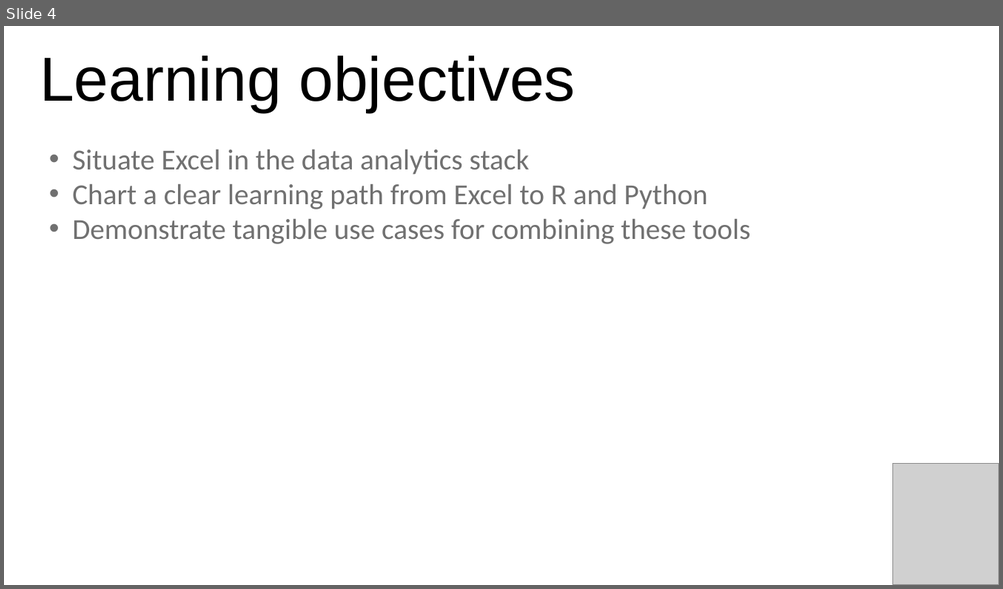
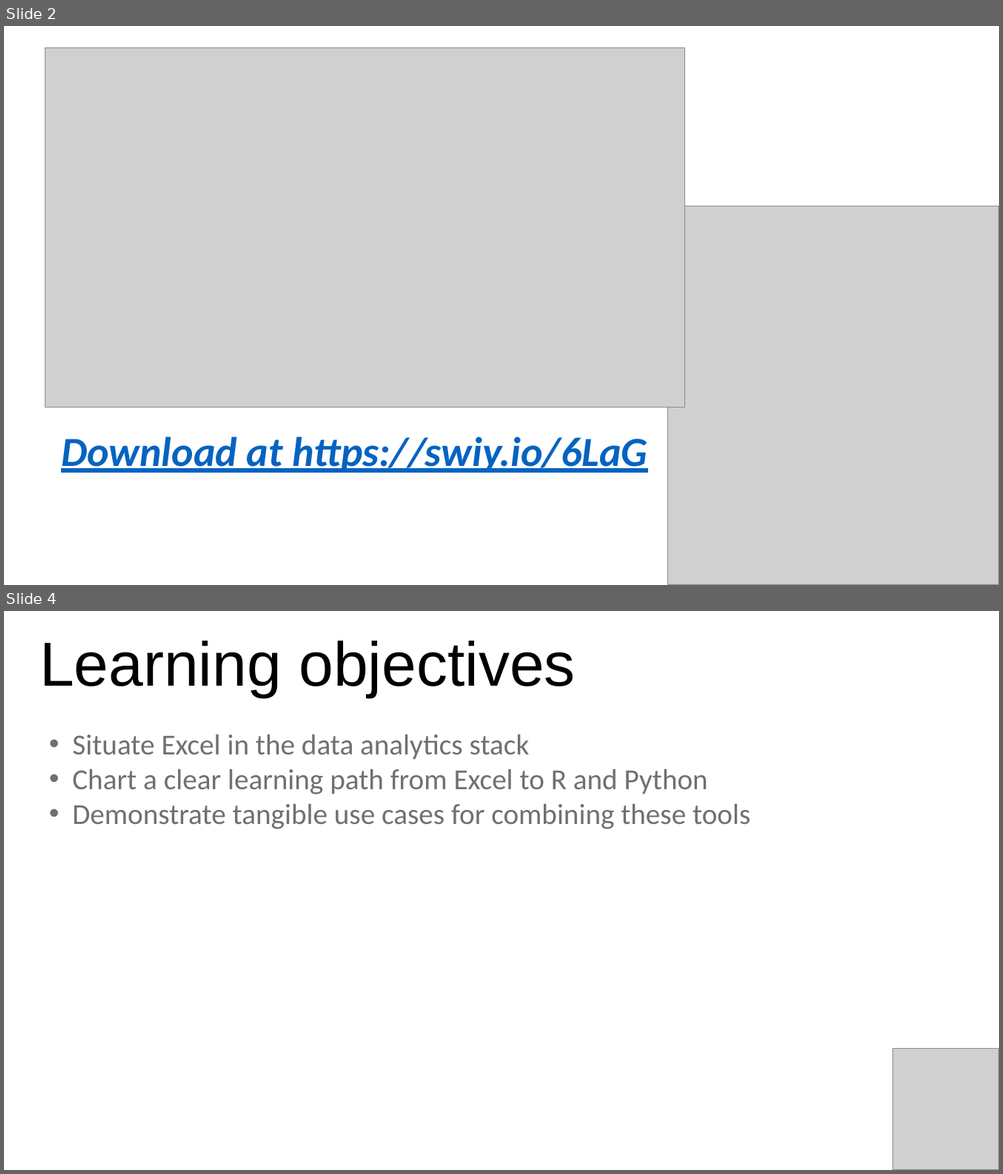
Before and after one commit to stringfestdata/ms-excel-toronto-python, a slide deck: toronto-five-things-excel-python.pptx. Shown one above the other, each under a label of ours: slide 4 before the commit, slides 2 and 4 after it; the slides between them are not shown. The pictures are 1003x589 and 1003x1174 pixels, drawn with LibreOffice and Linux fonts; fonts in the diff are those of the drawing; grey boxes stand for pictures. Boxes give left, top, right and bottom in pixels: in the first picture for what was removed or moved away, otherwise in the second. Text is boxed around its words. In the diff, an @@ line names an element or a change of style, - is before the commit and + after.

```diff
--- a/toronto-five-things-excel-python.pptx
+++ b/toronto-five-things-excel-python.pptx
@@ slide 2 added at <box>4,26,999,585</box>, background #FFFFFF @@
@@ picture added at <box>45,47,685,407</box> @@
@@ picture added at <box>668,207,999,585</box> @@
@@ text added at <box>61,437,647,473</box>, 40 pt, text #0563C1, bold, italic, underline @@
+Download at https://swiy.io/6LaG
```
Also in this commit, not shown: 3 slides changed, 1 other slide added, 1 slide removed, 2 other files.
